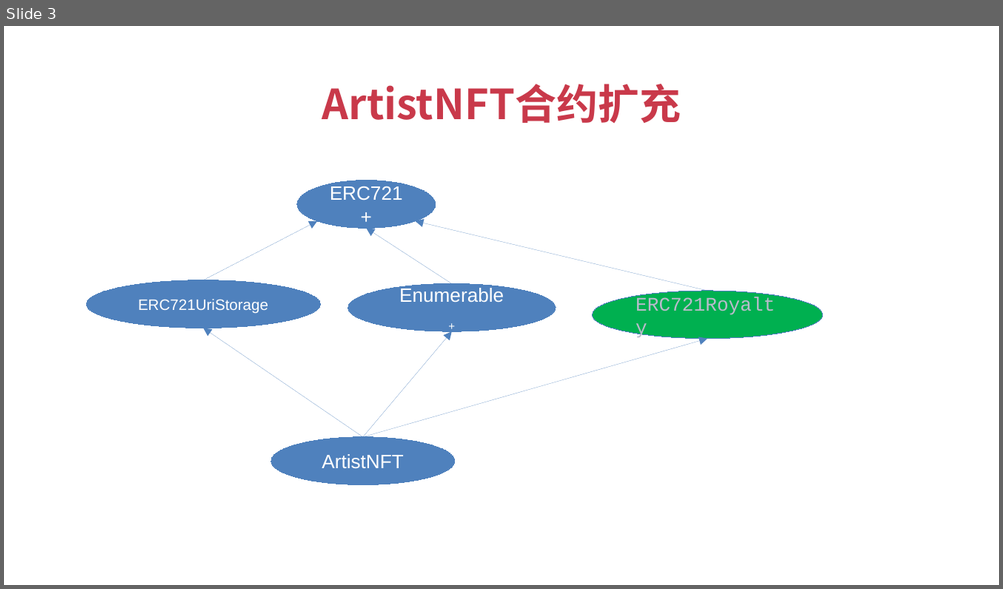
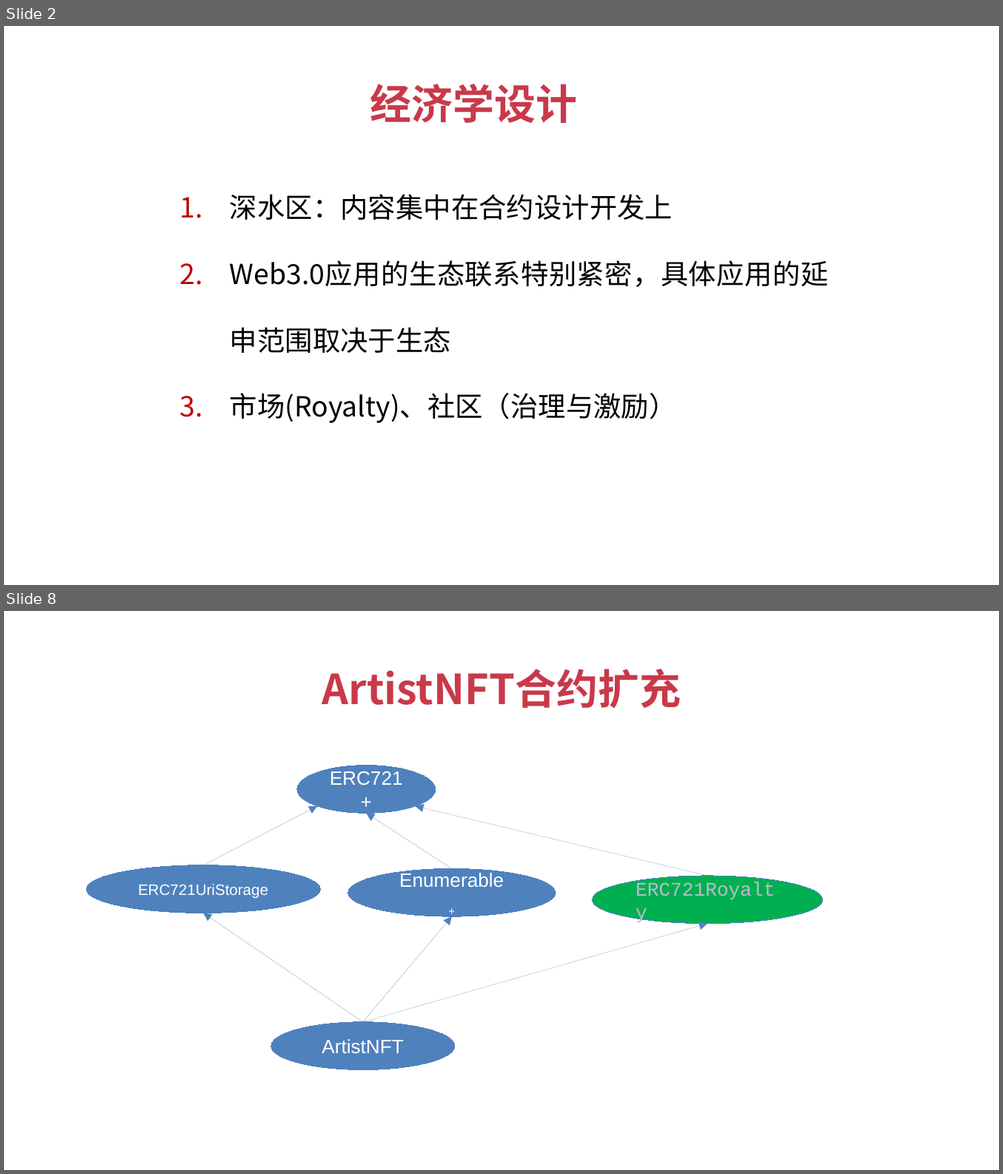
Before and after one commit to baiyuqi/course-solidity-teacher, a slide deck: document/ppt/ch9-扩展开发/2-经济学设计-Loyalty支持.pptx. Shown one above the other, each under a label of ours: slide 3 before the commit, slides 2 and 8 after it; the slides between them are not shown. The pictures are 1003x589 and 1003x1174 pixels, drawn with LibreOffice and Linux fonts; fonts in the diff are those of the drawing. Boxes give left, top, right and bottom in pixels: in the first picture for what was removed or moved away, otherwise in the second. Text is boxed around its words. In the diff, an @@ line names an element or a change of style, - is before the commit and + after.

```diff
--- a/document/ppt/ch9-扩展开发/2-经济学设计-Loyalty支持.pptx
+++ b/document/ppt/ch9-扩展开发/2-经济学设计-Loyalty支持.pptx
@@ slide 2 added at bbox=[4, 26, 999, 585], background #FFFFFF @@
@@ text added at bbox=[370, 84, 578, 123], 30 pt, text #C9394A, bold @@
+经济学设计
@@ text added at bbox=[230, 194, 828, 423], 20 pt, text #000000 @@
+1. 深水区：内容集中在合约设计开发上
+2. Web3.0应用的生态联系特别紧密，具体应用的延申范围取决于生态
+3. 市场(Royalty)、社区（治理与激励）
@@ what was slide 3 is now slide 8 @@
```
Also in this commit, not shown: 3 slides changed, 7 other slides added, 4 slides removed, 54 other files.
